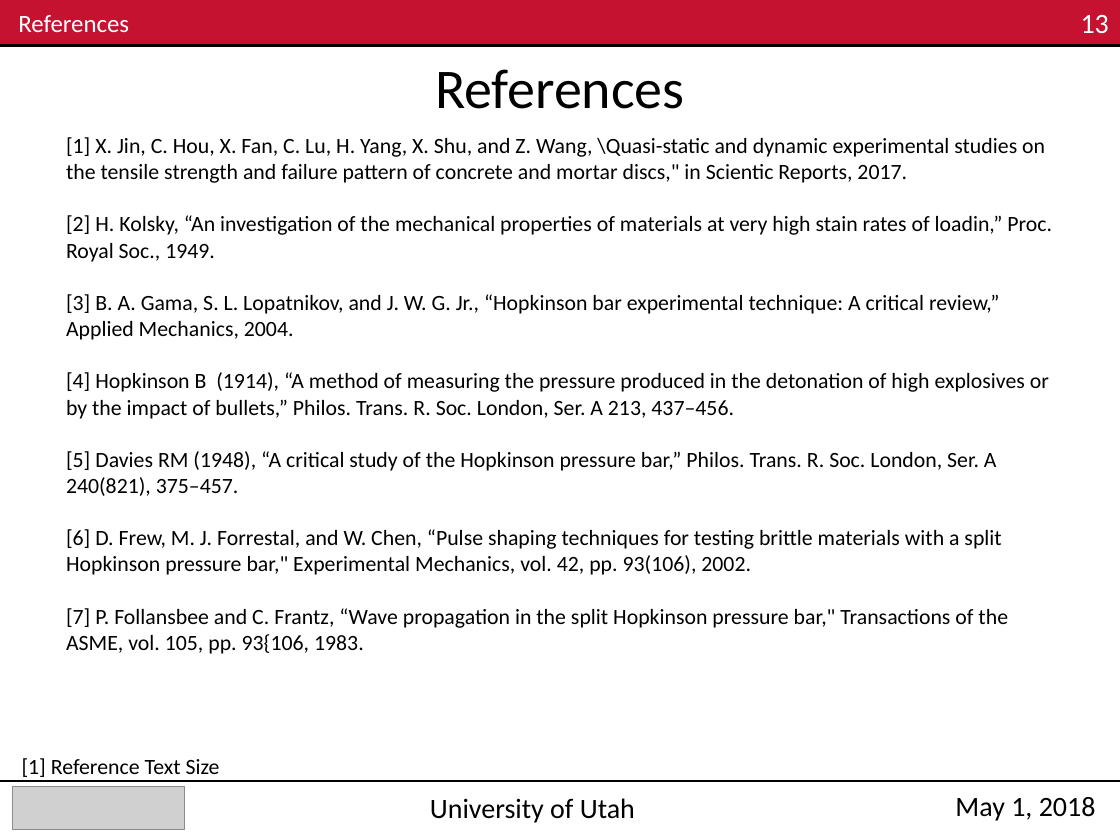
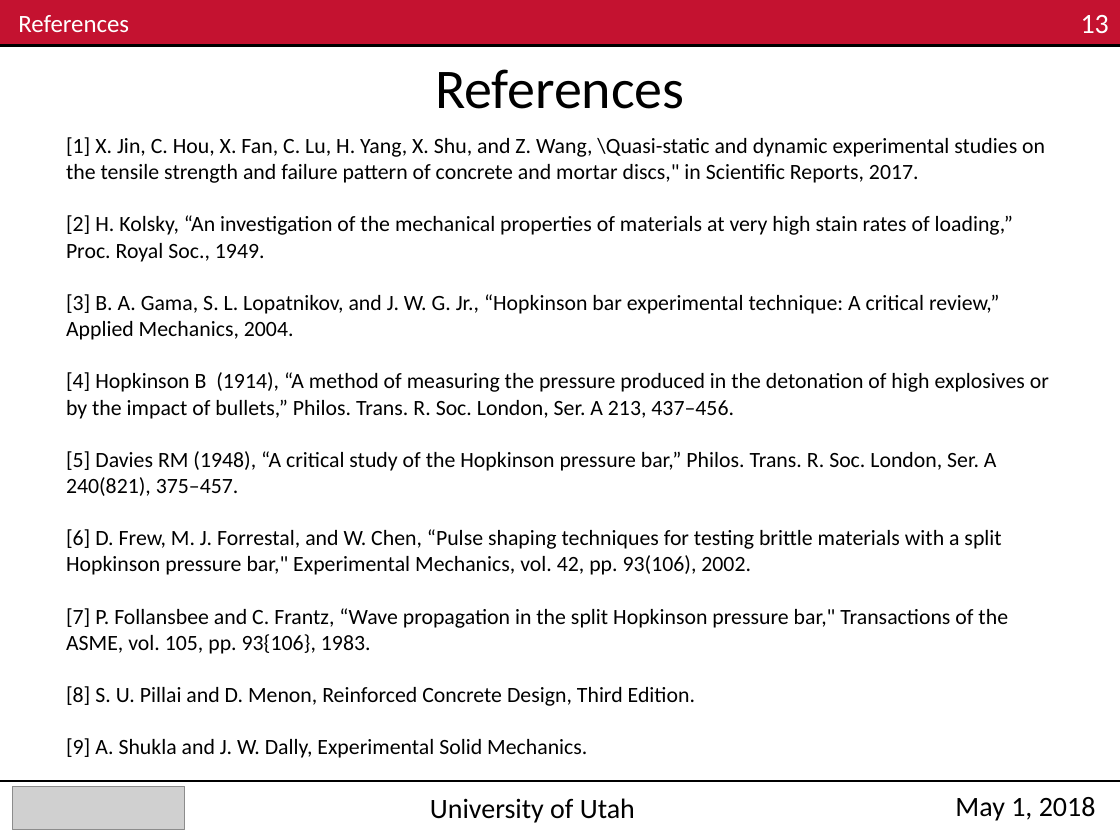
Before and after one commit to Mar-ten/PMAA_Fracture, a slide deck: slide 13 of ME EN 6960_Group4_Exp3_Nick_v2.pptx. Drawn at 1120x840 pixels with LibreOffice and Linux fonts; fonts in the diff are those of the drawing; grey boxes stand for pictures. Boxes give left, top, right and bottom in pixels: in the first picture for what was removed or moved away, otherwise in the second. Text is boxed around its words. In the diff, an @@ line names an element or a change of style, - is before the commit and + after.

Commit message:
Final Presentation

```diff
--- a/ME EN 6960_Group4_Exp3_Nick_v2.pptx
+++ b/ME EN 6960_Group4_Exp3_Nick_v2.pptx
@@ text at bbox=[66, 137, 1045, 262]: text changed @@
-[1] X. Jin, C. Hou, X. Fan, C. Lu, H. Yang, X. Shu, and Z. Wang, \Quasi-static and dynamic experimental studies on the tensile strength and failure pattern of concrete and mortar discs," in Scientic Reports, 2017.
-[2] H. Kolsky, “An investigation of the mechanical properties of materials at very high stain rates of loadin,” Proc. Royal Soc., 1949.
+[1] X. Jin, C. Hou, X. Fan, C. Lu, H. Yang, X. Shu, and Z. Wang, \Quasi-static and dynamic experimental studies on the tensile strength and failure pattern of concrete and mortar discs," in Scientific Reports, 2017.
+[2] H. Kolsky, “An investigation of the mechanical properties of materials at very high stain rates of loading,” Proc. Royal Soc., 1949.
@@ text at bbox=[66, 608, 1008, 758]: text changed @@
-[7] P. Follansbee and C. Frantz, “Wave propagation in the split Hopkinson pressure bar," Transactions of the ASME, vol. 105, pp. 93{106, 1983.
+[7] P. Follansbee and C. Frantz, “Wave propagation in the split Hopkinson pressure bar," Transactions of the ASME, vol. 105, pp. 93{106}, 1983.
+[8] S. U. Pillai and D. Menon, Reinforced Concrete Design, Third Edition.
+[9] A. Shukla and J. W. Dally, Experimental Solid Mechanics.
@@ text removed at bbox=[22, 758, 220, 781] @@
-[1] Reference Text Size
```
Also in this commit, not shown: 5 other slides changed, 2 other files.
